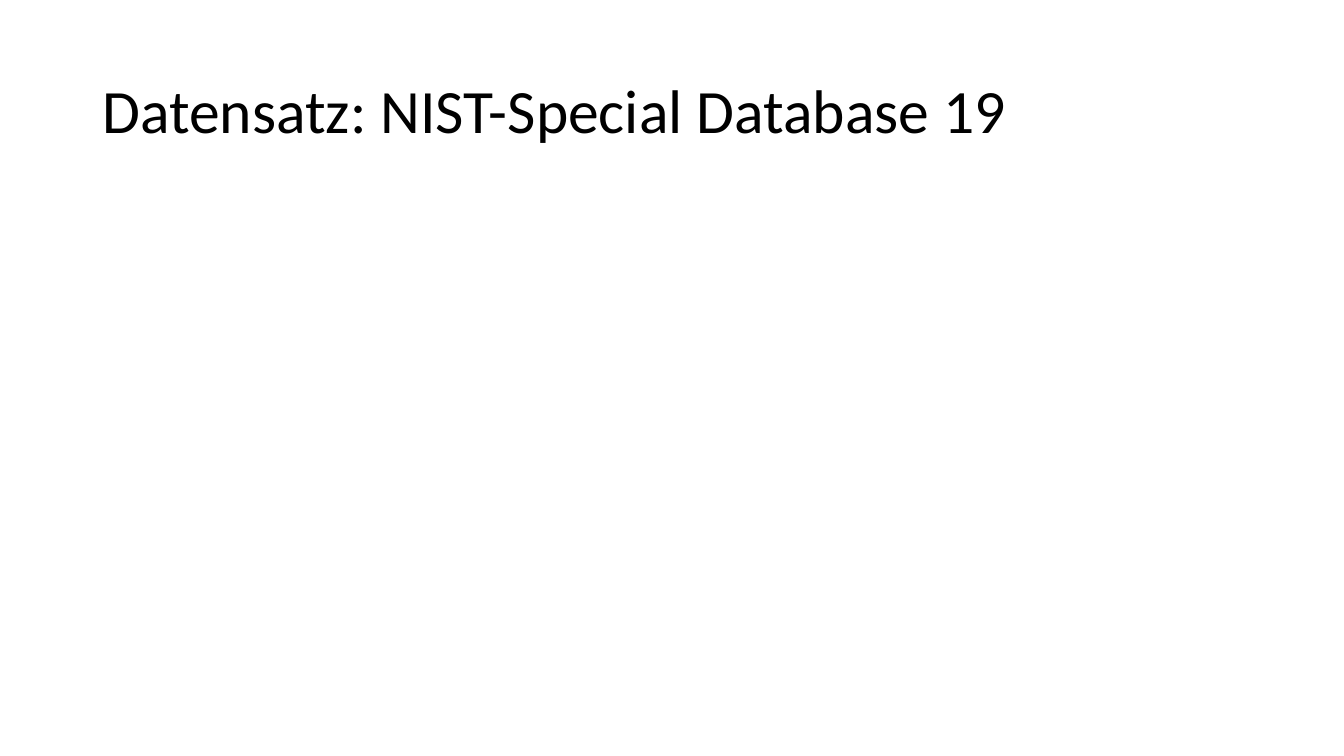
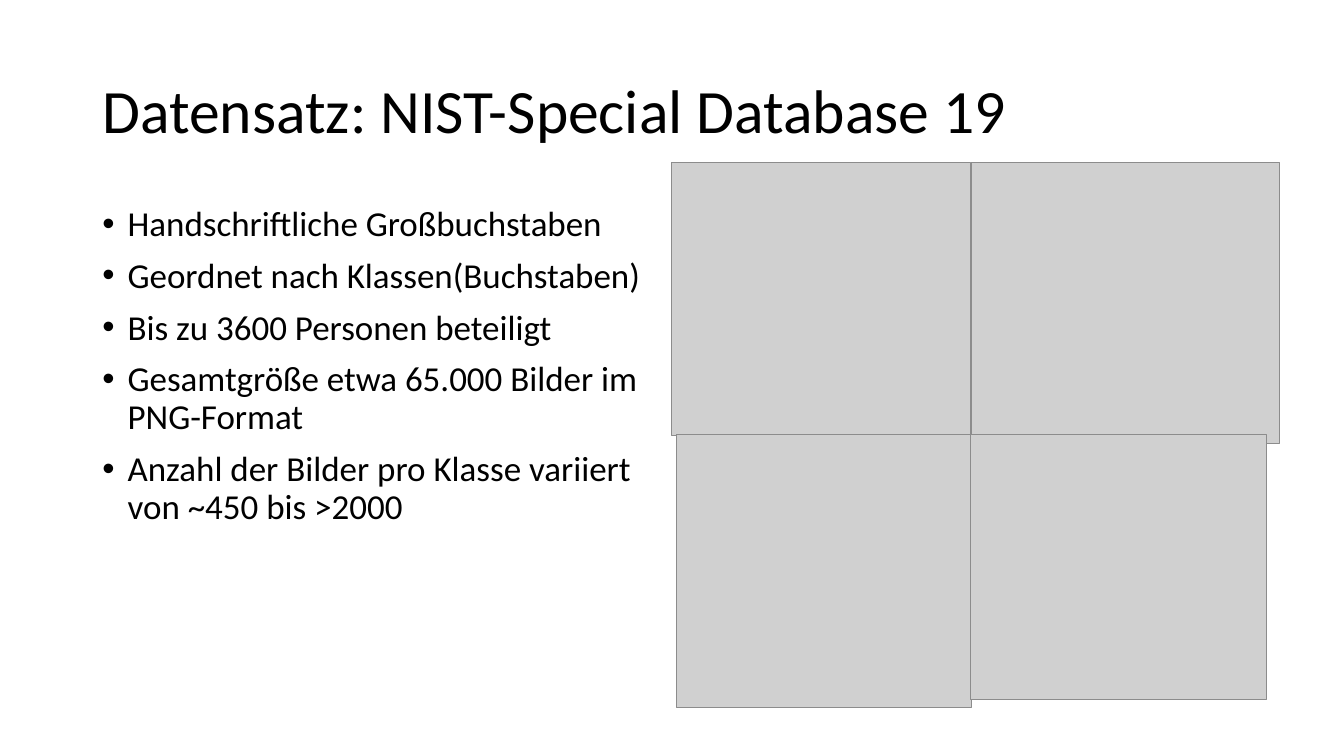
Before and after one commit to ageinpee/ComputerVision, a slide deck: slide 2 of project/Präsentation CV-Prak.pptx. Drawn at 1344x756 pixels with LibreOffice and Linux fonts; fonts in the diff are those of the drawing; grey boxes stand for pictures. Boxes give left, top, right and bottom in pixels: in the first picture for what was removed or moved away, otherwise in the second. Text is boxed around its words. In the diff, an @@ line names an element or a change of style, - is before the commit and + after.

```diff
--- a/project/Präsentation CV-Prak.pptx
+++ b/project/Präsentation CV-Prak.pptx
@@ picture added at [673,162,972,436] @@
@@ picture added at [972,162,1280,444] @@
@@ text added at [128,211,640,520], 25 pt, text #000000 @@
+• Handschriftliche Großbuchstaben
+• Geordnet nach Klassen(Buchstaben)
+• Bis zu 3600 Personen beteiligt
+• Gesamtgröße etwa 65.000 Bilder im PNG-Format
+• Anzahl der Bilder pro Klasse variiert von ~450 bis >2000
@@ picture added at [677,435,971,708] @@
@@ picture added at [971,435,1266,700] @@
```
Also in this commit, not shown: 3 other slides changed.
